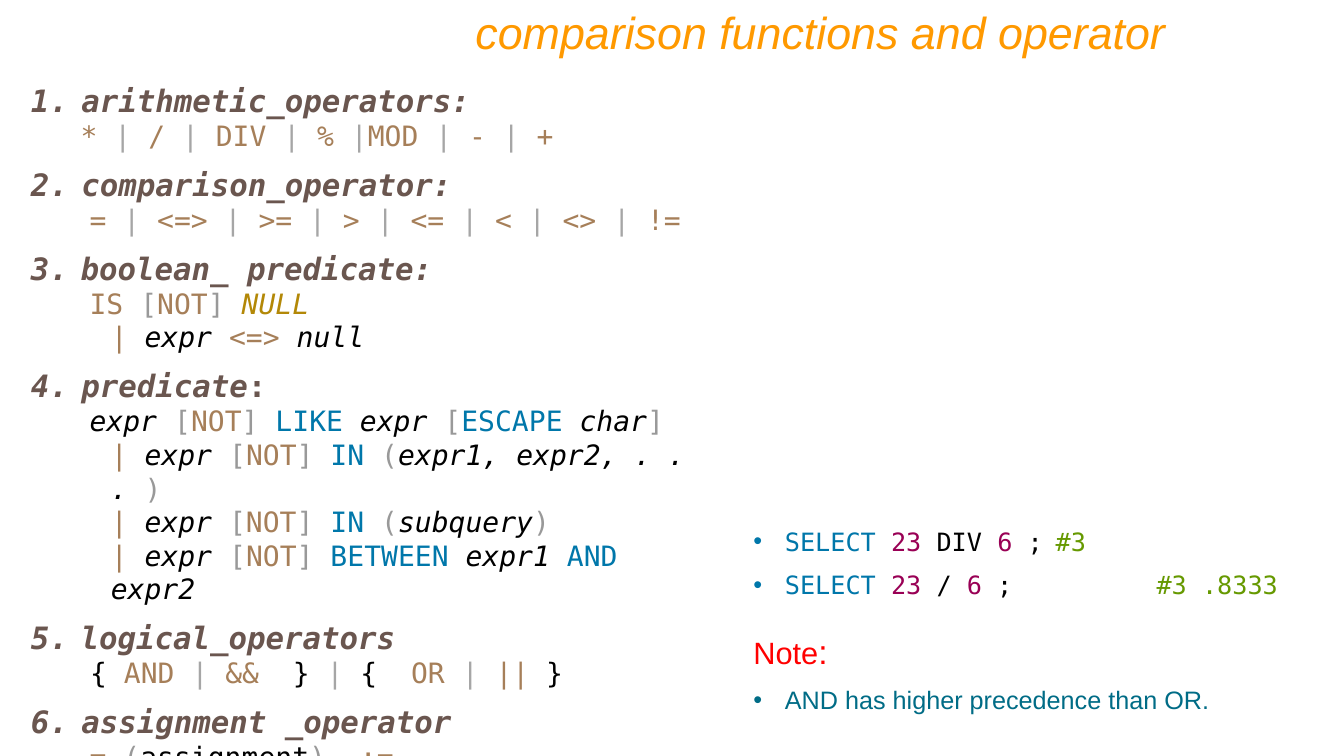
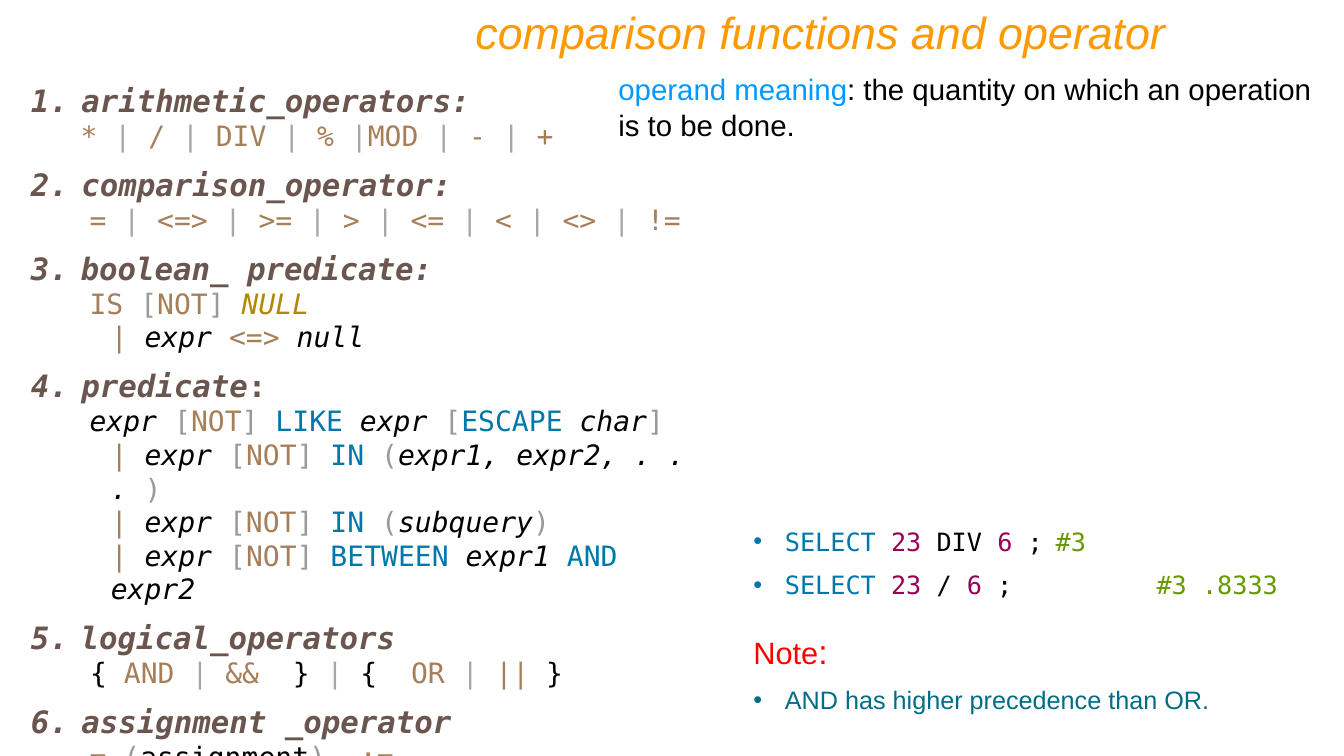
Before and after one commit to RajnishJadhav/DBT, a slide deck: slide 98 of IET MySQL PPT Ver9.pptx (slide 89 before the commit). Drawn at 1344x756 pixels with LibreOffice and Linux fonts; fonts in the diff are those of the drawing. Boxes give left, top, right and bottom in pixels: in the first picture for what was removed or moved away, otherwise in the second. Text is boxed around its words. In the diff, an @@ line names an element or a change of style, - is before the commit and + after.

```diff
--- a/IET MySQL PPT Ver9.pptx
+++ b/IET MySQL PPT Ver9.pptx
@@ text added at box(618, 78, 1311, 137), 21 pt, text #000000 @@
+operand meaning: the quantity on which an operation is to be done.
```
Also in this commit, not shown: 3 other slides changed, 28 slides added, 2 other files.
